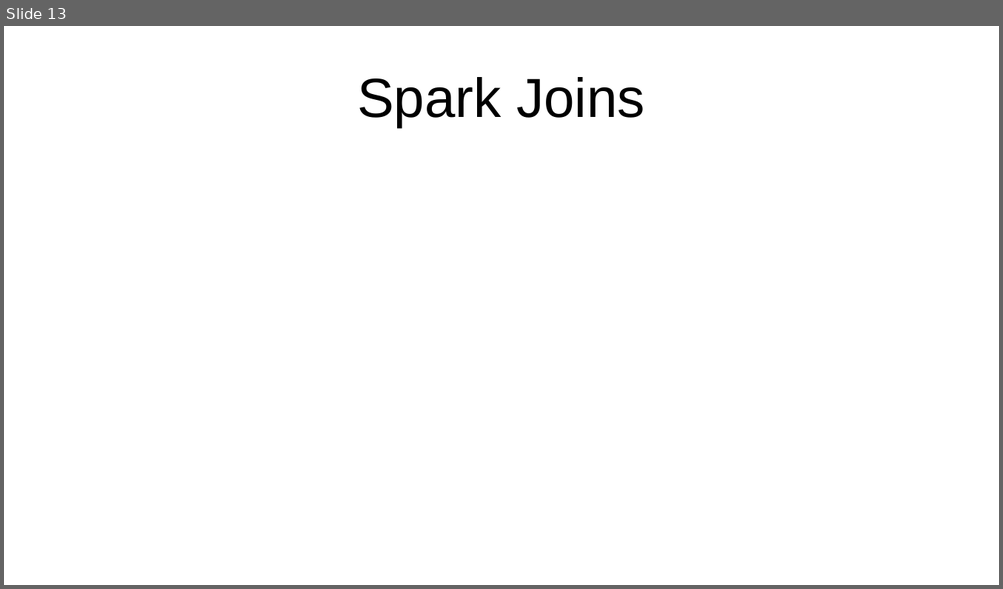
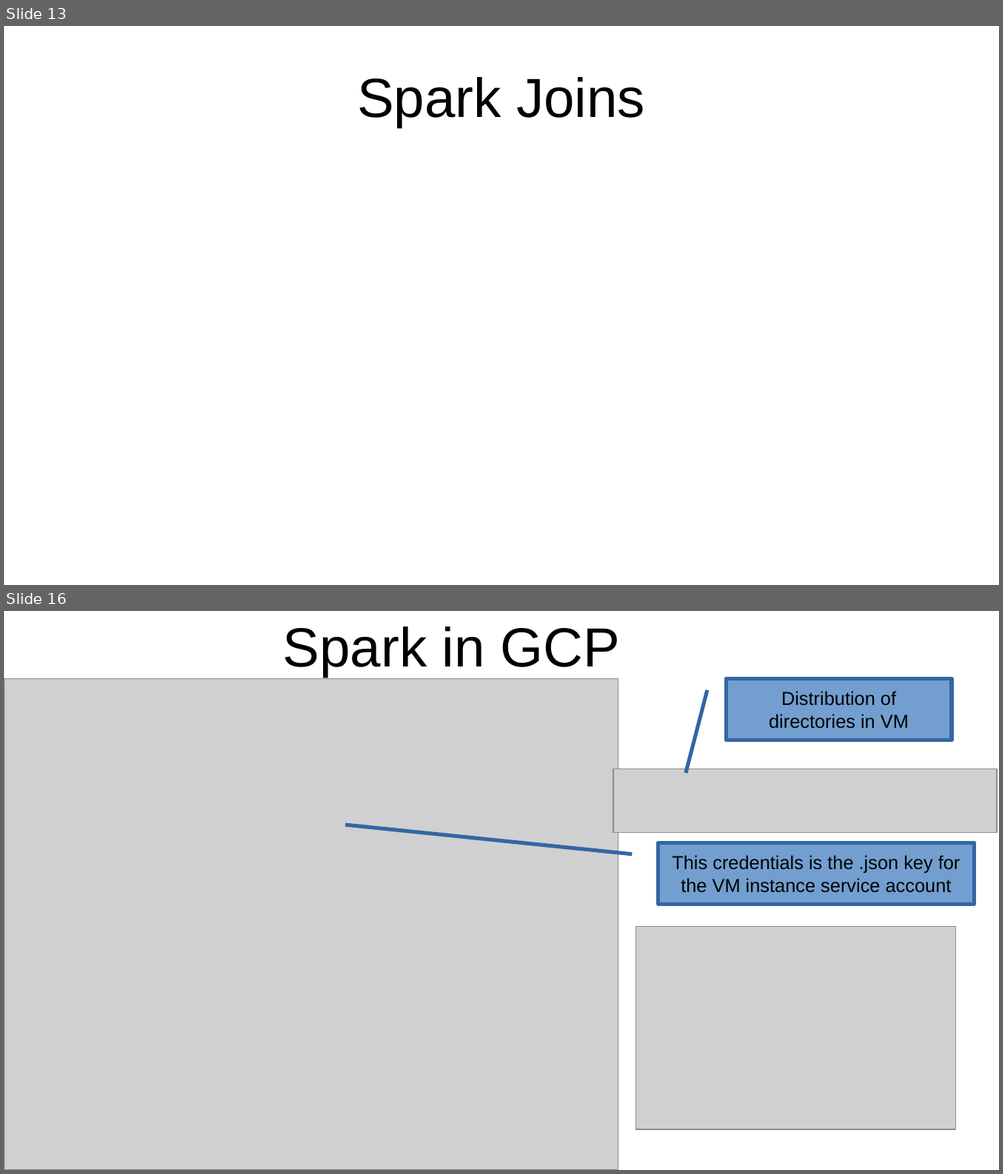
Before and after one commit to mossdet/dlp_data_eng, a slide deck: Notes/05_01_Batch_Processing_Spark.odp. Shown one above the other, each under a label of ours: slide 13 before the commit, slides 13 and 16 after it; the slides between them are not shown. The pictures are 1003x589 and 1003x1174 pixels, drawn with LibreOffice and Linux fonts; fonts in the diff are those of the drawing; grey boxes stand for pictures. Boxes give left, top, right and bottom in pixels: in the first picture for what was removed or moved away, otherwise in the second. Text is boxed around its words. In the diff, an @@ line names an element or a change of style, - is before the commit and + after.

```diff
--- a/Notes/05_01_Batch_Processing_Spark.odp
+++ b/Notes/05_01_Batch_Processing_Spark.odp
@@ slide 16 added at [4,611,999,1170], background #FFFFFF @@
@@ title added at [283,627,619,677], 44 pt, text #000000 @@
+Spark in GCP
@@ picture added at [4,678,619,1170] @@
@@ border callout added at [726,678,952,740], fill #729FCF, outline #3465A4 3 pt, 15 pt, text #000000 @@
+Distribution of directories in VM
@@ picture added at [613,769,997,833] @@
@@ border callout added at [658,843,974,904], fill #729FCF, outline #3465A4 3 pt, 15 pt, text #000000 @@
+This credentials is the .json key for the VM instance service account
@@ picture added at [636,927,955,1130] @@
```
Also in this commit, not shown: 8 other slides added, 4 other files.
